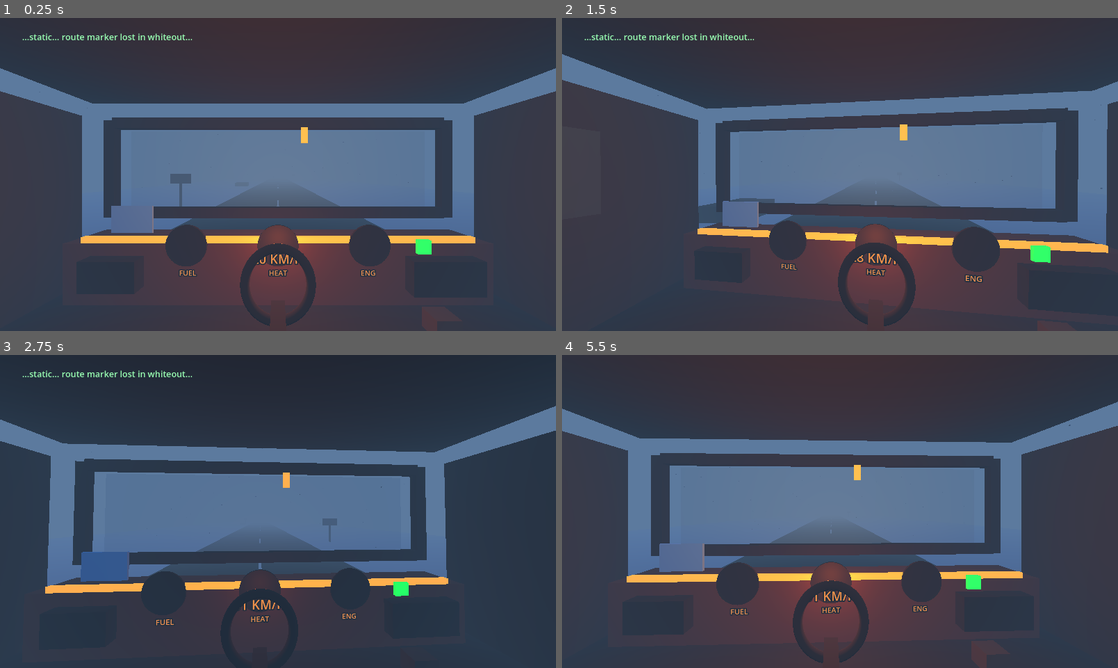
Above: before the commit, frames 1-4 (two rows, left to right).
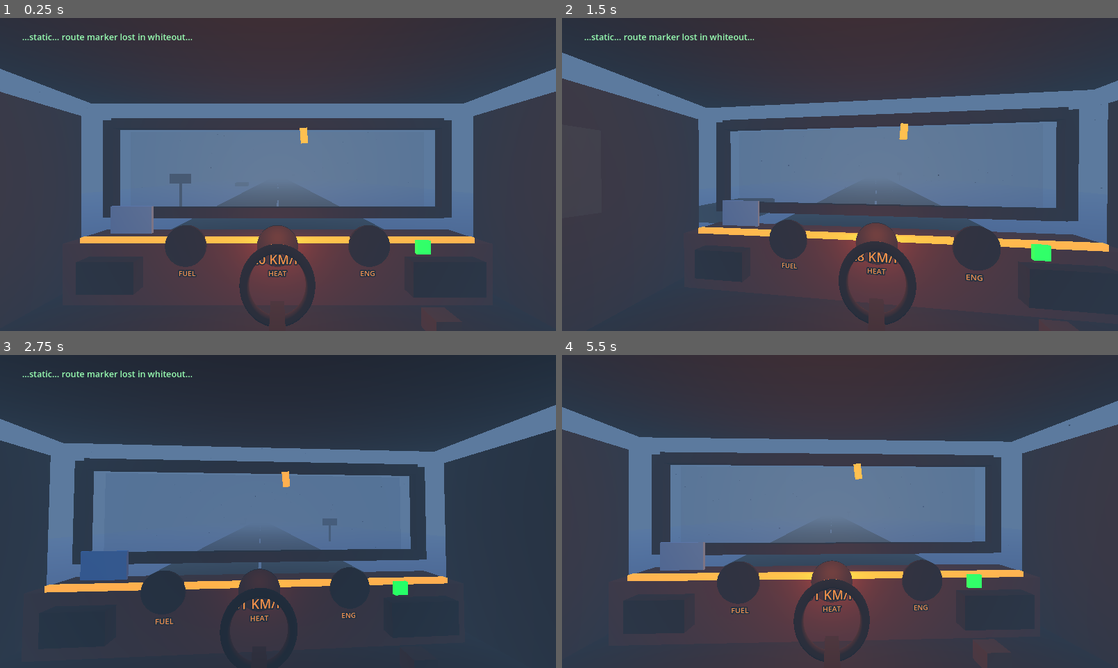
Above: after the commit, the same moments.

Repository: simonovic86/frozen-highway
Game: Godot game, scene res://scenes/Main.tscn
Two runs of this game, one before a commit and one after it. Both use one fixed random seed, a clock stepped at 60 frames per second and the inputs below.
Inputs (mouse positions are in pixels of both pictures, inside the frame that each line leads up to):
- Up to frame 1 (0.25 s): no input
- Up to frame 2 (1.5 s): tap Enter at 0.5 s; move the mouse to (867, 174) at 0.52 s; hold H (heater_toggle) 0.53-1.28 s; hold W (throttle_up) from 0.53 s (still down); move the mouse to (812, 174) at 1.27 s; tap E (interact) at 1.35 s
- Up to frame 3 (2.75 s): keep holding W (throttle_up); move the mouse to (289, 505) at 2.02 s; hold L (lights_toggle) from 2.03 s (still down)
- Up to frame 4 (5.5 s): keep holding W (throttle_up); move the mouse to (834, 517) at 2.77 s; release L (lights_toggle) at 2.78 s; tap R (radio_toggle) at 2.85 s; move the mouse to (878, 514) at 3.52 s; hold H (heater_toggle) 3.53-4.28 s; move the mouse to (795, 508) at 4.27 s; tap E (interact) at 4.35 s; move the mouse to (845, 511) at 5.02 s; hold L (lights_toggle) from 5.03 s (still down)

The runs differ from the first frame. In frame 1, 1.0% of the frame differs, in the area x 0-100%, y 16-99%; in frame 2, 2.5%; in frame 3, 1.6%; in frame 4, 2.7%, in the area x 0-100%, y 14-99%.

Commit message:
Add cabin atmosphere motion

Diff:
--- a/scripts/Cabin.gd
+++ b/scripts/Cabin.gd
@@ -6,6 +6,7 @@
 @onready var camera := $CameraPivot/Camera3D
 @onready var interaction_ray := $CameraPivot/Camera3D/InteractionRay
 
+var base_camera_pivot_position := Vector3.ZERO
 var resource_state: Node
 var radio_system: Node
 var truck_controller: Node
@@ -14,6 +15,9 @@
 var yaw := 0.0
 var pitch := 0.0
 var mouse_sensitivity := 0.0024
+var current_speed := 20.0
+var motion_time := 0.0
+var storm_visual_intensity := 0.0
 
 var hint_label: Label
 var radio_label: Label
@@ -28,6 +32,9 @@
 var windshield_snow: MeshInstance3D
 var cabin_light: OmniLight3D
 var dash_light: OmniLight3D
+var hanging_charm: MeshInstance3D
+var left_wiper: Node3D
+var right_wiper: Node3D
 
 var mat_warm: StandardMaterial3D
 var mat_warm_dark: StandardMaterial3D
@@ -40,8 +47,10 @@
 var mat_blue: StandardMaterial3D
 var mat_black: StandardMaterial3D
 var mat_snow: StandardMaterial3D
+var mat_wiper: StandardMaterial3D
 
 func _ready() -> void:
+	base_camera_pivot_position = camera_pivot.position
 	_create_materials()
 	_build_cabin()
 	_build_dashboard()
@@ -67,6 +76,11 @@
 	_on_radio_state_changed(radio_system.is_on)
 	_on_radio_message_changed(radio_system.current_message)
 
+func _process(delta: float) -> void:
+	motion_time += delta
+	_update_cabin_motion()
+	_update_wipers()
+
 func _unhandled_input(event: InputEvent) -> void:
 	if event is InputEventMouseMotion and Input.get_mouse_mode() == Input.MOUSE_MODE_CAPTURED:
 		yaw -= event.relative.x * mouse_sensitivity
@@ -74,6 +88,7 @@
 		camera_pivot.rotation = Vector3(pitch, yaw, 0.0)
 
 func set_windshield_snow(enabled: bool) -> void:
+	storm_visual_intensity = 1.0 if enabled else 0.0
 	if windshield_snow != null:
 		windshield_snow.visible = enabled
 
@@ -118,8 +133,37 @@
 		radio_label.text = text
 
 func _on_speed_changed(speed: float) -> void:
+	current_speed = speed
 	if speed_label != null:
 		speed_label.text = "%02d KM/H" % int(speed)
+
+func _update_cabin_motion() -> void:
+	var speed_factor := clampf(current_speed / 32.0, 0.0, 1.0)
+	var storm_factor := storm_visual_intensity
+	var shake_strength := 0.006 + speed_factor * 0.012 + storm_factor * 0.012
+	camera_pivot.position = base_camera_pivot_position + Vector3(
+		sin(motion_time * 7.7) * shake_strength * 0.55,
+		sin(motion_time * 11.2) * shake_strength,
+		0.0
+	)
+
+	if hanging_charm != null:
+		hanging_charm.rotation.z = sin(motion_time * 2.6) * (0.12 + storm_factor * 0.12)
+
+func _update_wipers() -> void:
+	if left_wiper == null or right_wiper == null:
+		return
+
+	var sweeping := storm_visual_intensity > 0.0
+	left_wiper.visible = sweeping
+	right_wiper.visible = sweeping
+	if not sweeping:
+		return
+
+	var sweep := (sin(motion_time * 8.0) + 1.0) * 0.5
+	var angle := lerpf(deg_to_rad(-42.0), deg_to_rad(34.0), sweep)
+	left_wiper.rotation.z = angle
+	right_wiper.rotation.z = angle
 
 func _set_gauge(needle: Node3D, normalized_value: float) -> void:
 	if needle == null:
@@ -138,6 +182,7 @@
 	mat_blue = _mat(Color(0.32, 0.56, 0.8), Color(0.1, 0.32, 0.55), 0.65)
 	mat_black = _mat(Color(0.015, 0.014, 0.013), Color.BLACK, 0.0)
 	mat_snow = _mat(Color(0.78, 0.86, 0.94), Color(0.18, 0.26, 0.34), 0.15)
+	mat_wiper = _mat(Color(0.02, 0.018, 0.016), Color.BLACK, 0.0)
 
 	mat_glass = StandardMaterial3D.new()
 	mat_glass.albedo_color = Color(0.36, 0.62, 0.8, 0.18)
@@ -164,6 +209,7 @@
 
 	windshield_snow = _add_box(self, "WindshieldSnow", Vector3(5.15, 1.2, 0.035), Vector3(0.0, 1.25, -1.82), mat_snow)
 	windshield_snow.visible = false
+	_build_wipers()
 
 func _build_dashboard() -> void:
 	_add_box(self, "AmberDashStrip", Vector3(5.4, 0.08, 0.08), Vector3(0.0, 0.25, -0.86), mat_warm_emissive)
@@ -227,7 +273,23 @@
 	_add_box(self, "Blanket", Vector3(1.4, 0.18, 1.0), Vector3(-2.1, -0.86, 3.6), mat_warm)
 	_add_box(self, "OldPhoto", Vector3(0.55, 0.36, 0.04), Vector3(-1.95, 0.55, -0.76), mat_blue)
 	_add_box(self, "TinCup", Vector3(0.28, 0.34, 0.28), Vector3(1.9, -0.64, -0.35), mat_metal)
-	_add_box(self, "HangingCharm", Vector3(0.12, 0.26, 0.04), Vector3(0.45, 1.82, -1.62), mat_warm_emissive)
+	hanging_charm = _add_box(self, "HangingCharm", Vector3(0.12, 0.26, 0.04), Vector3(0.45, 1.82, -1.62), mat_warm_emissive)
+
+func _build_wipers() -> void:
+	left_wiper = _build_wiper("LeftWiper", Vector3(-1.7, 0.52, -1.78))
+	right_wiper = _build_wiper("RightWiper", Vector3(1.7, 0.52, -1.78))
+	left_wiper.visible = false
+	right_wiper.visible = false
+
+func _build_wiper(name: String, position: Vector3) -> Node3D:
+	var root := Node3D.new()
+	root.name = name
+	root.position = position
+	add_child(root)
+
+	_add_box(root, "Arm", Vector3(0.07, 1.15, 0.035), Vector3(0.0, 0.52, 0.0), mat_wiper)
+	_add_box(root, "Blade", Vector3(0.11, 0.18, 0.045), Vector3(0.0, 1.08, 0.0), mat_wiper)
+	return root
 
 func _build_lights() -> void:
 	cabin_light = OmniLight3D.new()
Not shown, changed: DESIGN.md
Not shown, changed: README.md
Not shown, changed: TASKS.md
